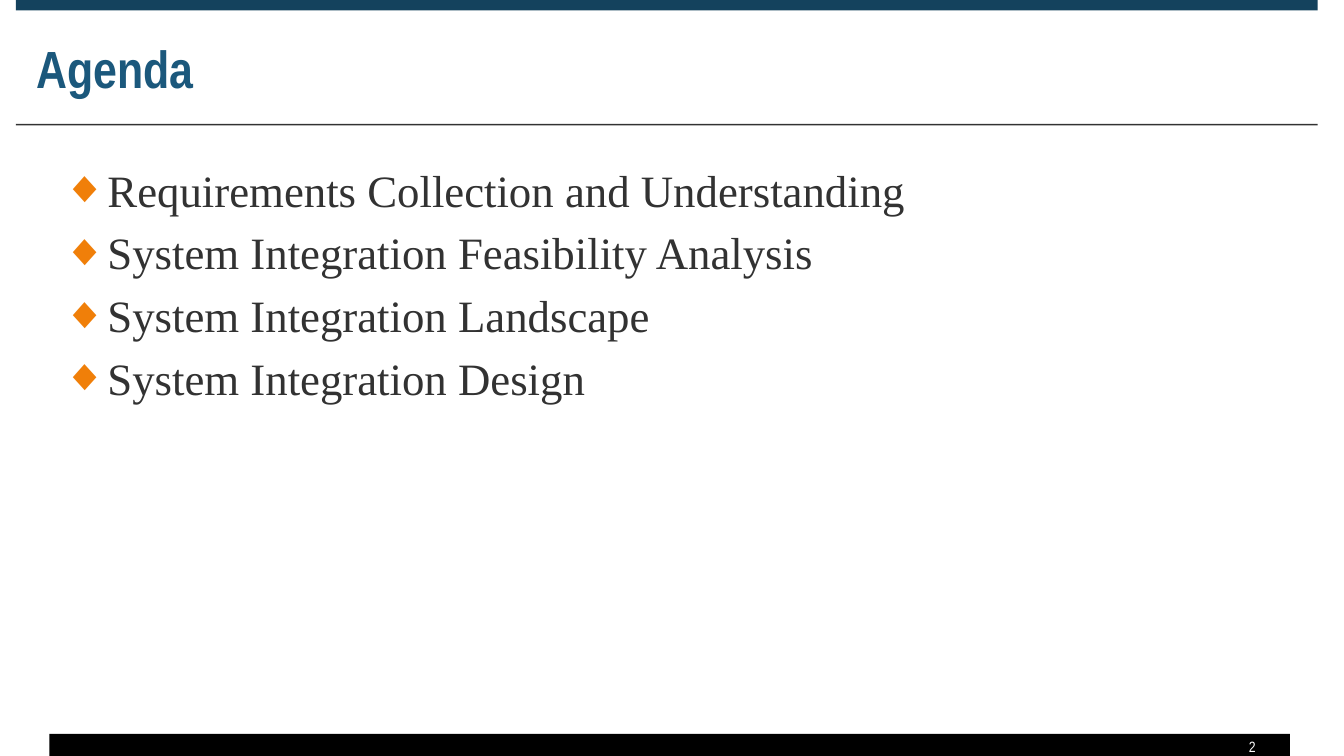
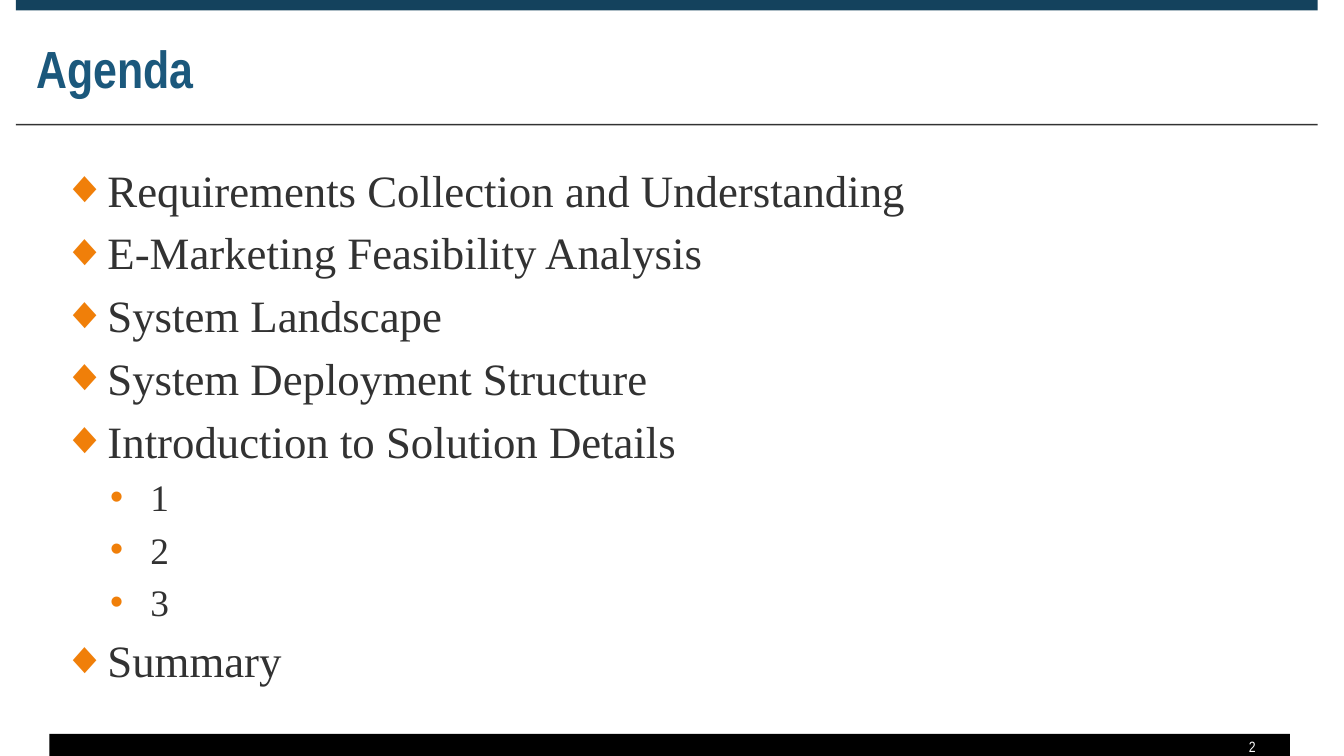
Before and after one commit to zyw9963/YFVE-supplier-portal, a slide deck: slide 2 of projects/Marketing/Proposal of E-Marketing for Omnex Consulting Business.pptx. Drawn at 1344x756 pixels with LibreOffice and Linux fonts; fonts in the diff are those of the drawing. Boxes give left, top, right and bottom in pixels: in the first picture for what was removed or moved away, otherwise in the second. Text is boxed around its words. In the diff, an @@ line names an element or a change of style, - is before the commit and + after.

Commit message:
1112 update 2

```diff
--- a/projects/Marketing/Proposal of E-Marketing for Omnex Consulting Business.pptx
+++ b/projects/Marketing/Proposal of E-Marketing for Omnex Consulting Business.pptx
@@ text at (x1=107, y1=238, x2=702, y2=687): text changed @@
-◆ System Integration Feasibility Analysis
-◆ System Integration Landscape
-◆ System Integration Design
+◆ E-Marketing Feasibility Analysis
+◆ System Landscape
+◆ System Deployment Structure
+◆ Introduction to Solution Details
+  • 1
+  • 2
+  • 3
+◆ Summary
```
Also in this commit, not shown: 1 slide added, 15 slides removed.
